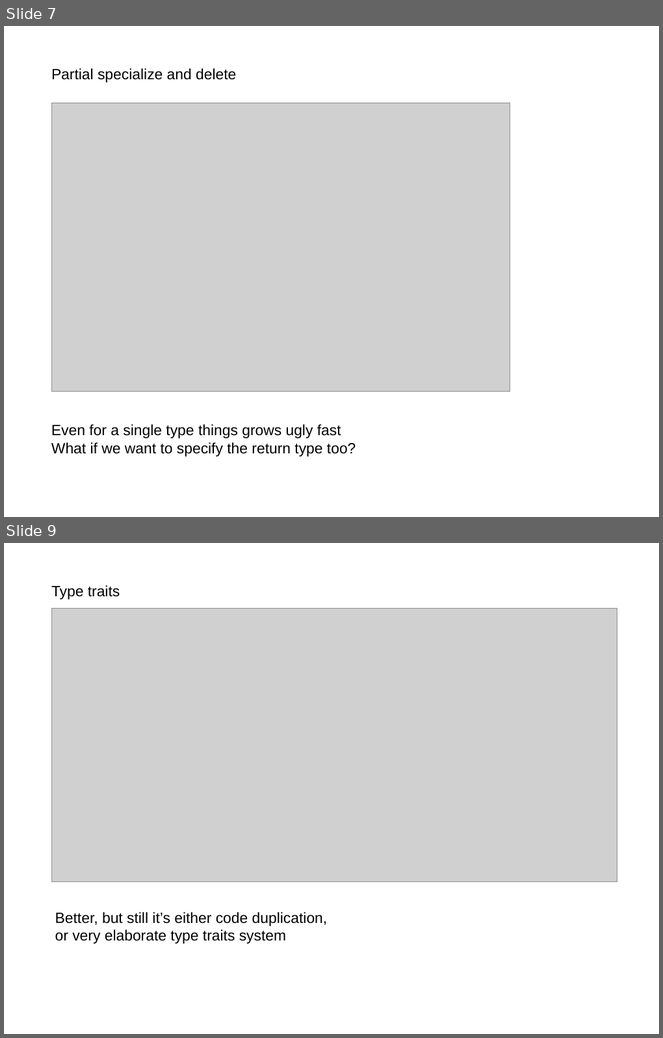
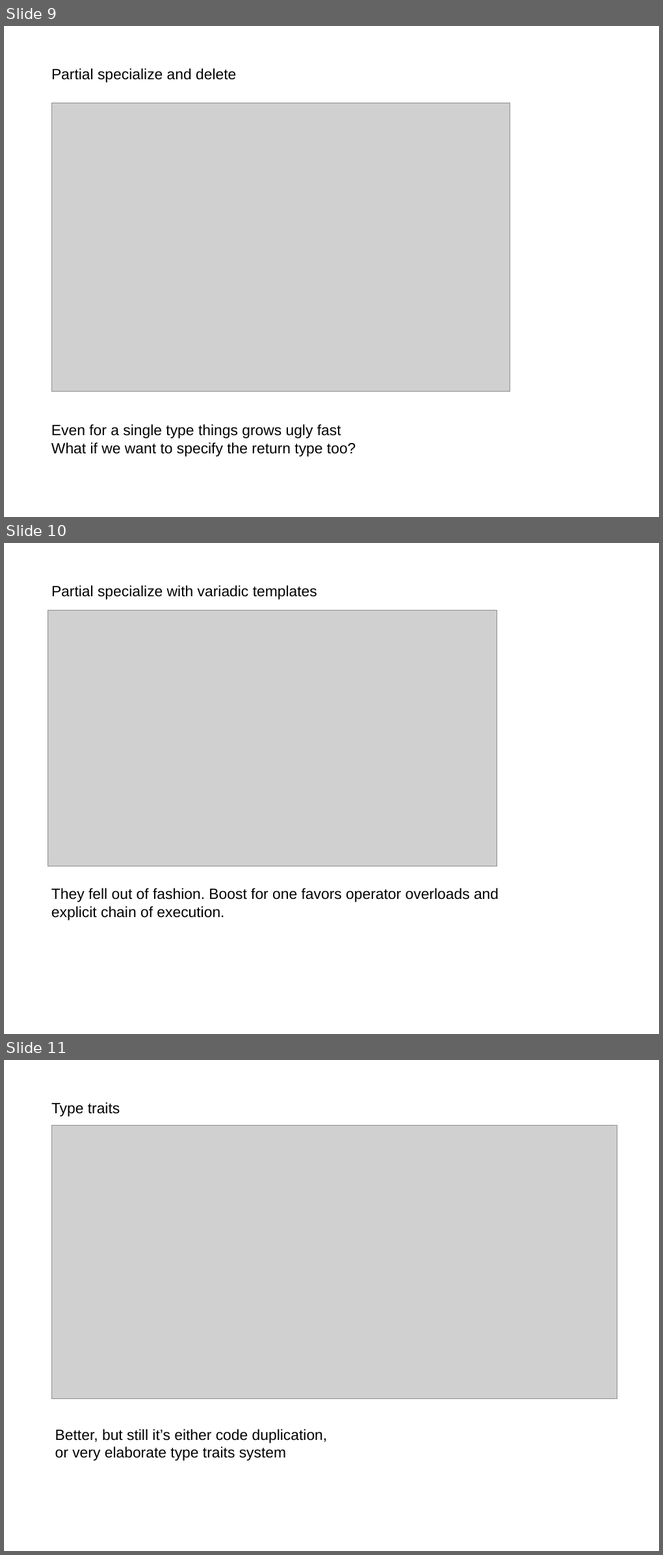
Before and after one commit to akalenuk/templates-experiments, a slide deck: templates.odp. Shown one above the other, each under a label of ours: slides 7 and 9 before the commit, slides 9, 10 and 11 after it; the slides between them are not shown. The pictures are 663x1038 and 663x1555 pixels, drawn with LibreOffice and Linux fonts; fonts in the diff are those of the drawing; grey boxes stand for pictures. Boxes give left, top, right and bottom in pixels: in the first picture for what was removed or moved away, otherwise in the second. Text is boxed around its words. In the diff, an @@ line names an element or a change of style, - is before the commit and + after.

Commit message:
variadic and partial specialization

```diff
--- a/templates.odp
+++ b/templates.odp
@@ slide 10 added at (4, 543, 659, 1034), background #FFFFFF @@
@@ text added at (51, 585, 317, 600), 18 pt, text #000000 @@
+Partial specialize with variadic templates
@@ picture added at (48, 610, 497, 867) @@
@@ text added at (51, 888, 499, 921), 18 pt, text #000000 @@
+They fell out of fashion. Boost for one favors operator overloads and
+explicit chain of execution.
@@ what was slide 7 is now slide 9 @@
@@ what was slide 9 is now slide 11 @@
```
Also in this commit, not shown: 2 slides changed, 3 other slides added, 2 slides removed, 3 other files.
